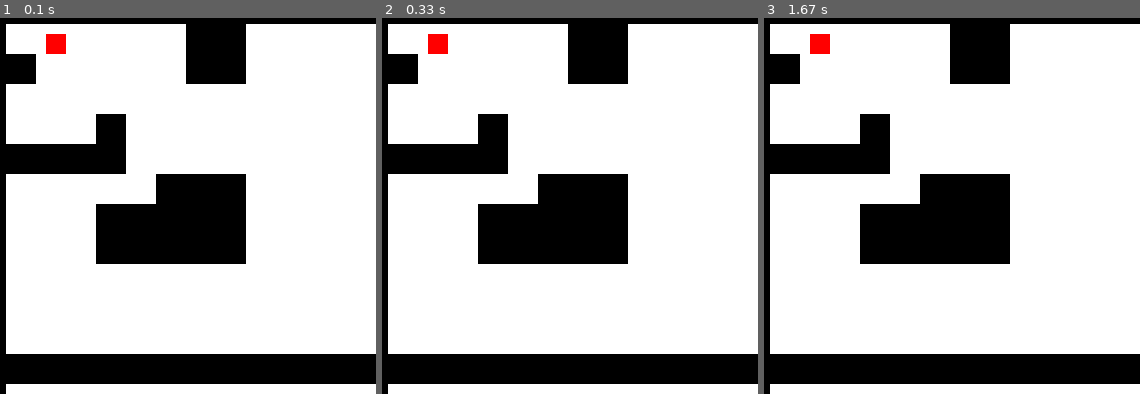
Above: before the commit, frames 1-3 (left to right).
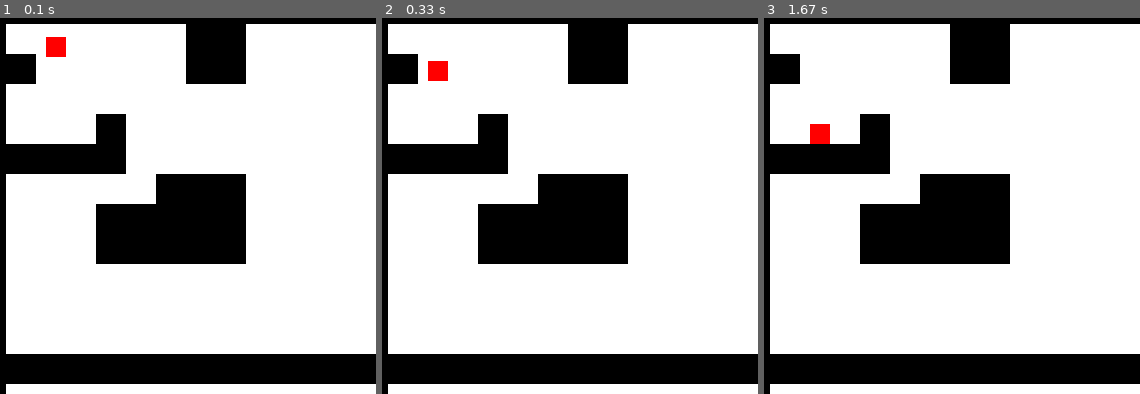
Above: after the commit, the same moments.

Repository: jshin92/pygame-platformer
Game: pygame game, started from game.py
The game is run twice, just before and just after one commit, with the same random seed, the same clock (stepped at 60 frames per second) and the same inputs.
Inputs:
- Up to frame 1 (0.1 s): no input
- Up to frame 2 (0.33 s): no input
- Up to frame 3 (1.67 s): no input

The runs differ from the first frame. In frame 1, less than 0.1% of the frame differs, in the area x 12-18%, y 4-11%; in frame 2, 0.6%, in the area x 12-18%, y 4-17%; in frame 3, 0.6%.

Commit message:
added physics logic so that player is subject to gravity'

Diff:
--- a/Player.py
+++ b/Player.py
@@ -4,16 +4,48 @@
 
 
 class Player:
-    def __init__(self, screen):
+    def __init__(self, screen, tile_map):
         self.screen = screen
+        self.tile_map = tile_map
         self.color = RED
         self.x = 70
         self.y = 40
         self.width = 20
         self.height = 20
 
+        self.x_velo = 0
+        self.y_velo = 0
+        self.gravity = .5
+
     def draw(self):
         pygame.draw.rect(self.screen, self.color, [self.x, self.y, self.width, self.height])
 
     def update(self):
-        pass
+        self.y_velo += self.gravity
+        ## check for collision w/ respect to y direction
+        cur_tile_row = int(self.y // self.tile_map.tile_height)
+        closest_blocked_tile_row = -1
+        # going up
+        # TODO: DO GOING UP LOGIC!
+        if self.y_velo < 0:
+            pass
+        # going down
+        else:
+            left_line_col = self.x // self.tile_map.tile_width
+            right_line_col = (self.x + self.width) // self.tile_map.tile_width
+
+            # find closest tile that blocks the player
+            for row in range(cur_tile_row, self.tile_map.num_rows):
+                for col in range(left_line_col, right_line_col + 1):
+                    if self.tile_map.tiles[row][col] == 0:
+                        closest_blocked_tile_row = row
+                        break
+                if closest_blocked_tile_row != -1:
+                    break
+
+            block_dist = closest_blocked_tile_row * self.tile_map.tile_height - self.y - self.height
+            # can move only by the minimum betwixt the distance from the player to the nearest thing
+            # blocking it or the distance that it wanted to go
+            self.y += min(self.y_velo, block_dist)
+            if block_dist == 0:
+                self.y_velo = 0
--- a/game.py
+++ b/game.py
@@ -4,6 +4,7 @@
 
 BLACK = (0, 0, 0)
 WHITE = (255, 255, 255)
+BLUE = (0, 0, 255)
 
 FPS = 30
 size = [400, 400]
@@ -12,7 +13,7 @@
 pygame.display.set_caption("Platformer")
 
 tile_map = Tile_Map.TileMap()
-player = Player.Player(screen)
+player = Player.Player(screen, tile_map)
 
 done = False
 clock = pygame.time.Clock()
@@ -23,7 +24,6 @@
             done = True
 
     player.update()
-
     screen.fill(BLACK)
     for row in range(tile_map.num_rows):
         for col in range(tile_map.num_cols):
@@ -32,6 +32,8 @@
                 cur_color = BLACK
             elif cur_tile == 1:
                 cur_color = WHITE
+            elif cur_tile == 2:
+                cur_color = BLUE
             pygame.draw.rect(screen, cur_color, [tile_map.tile_width * col,
                                                  tile_map.tile_height * row,
                                                  tile_map.tile_width,
